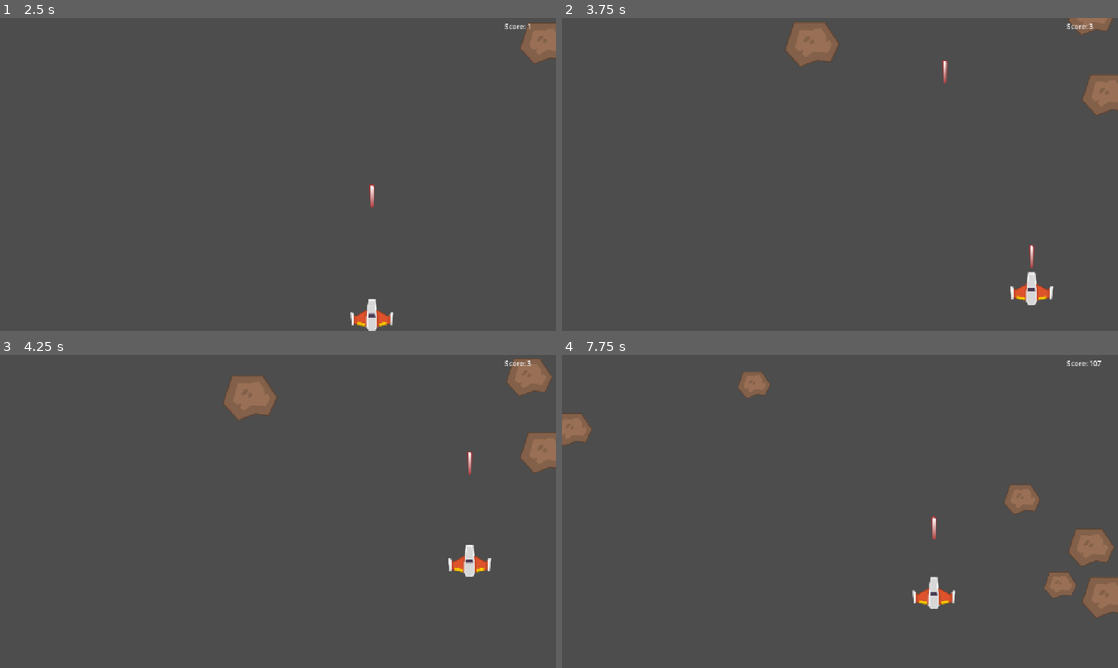
Above: before the commit, frames 1-4 (two rows, left to right).
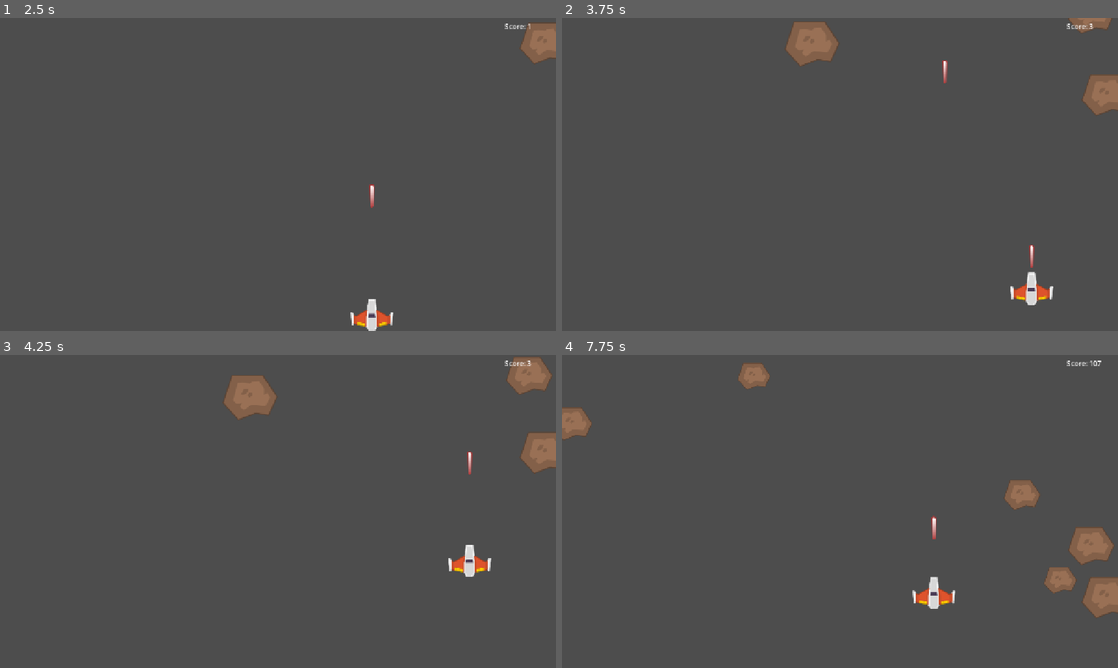
Above: after the commit, the same moments.

Repository: vaishalgandhi/asteroid-belt
Game: Godot game, scene res://scenes/Main.tscn
Same seed, same stepped clock (60 frames per second), same inputs: the game is played once before the commit and once after it.
Inputs:
- Up to frame 1 (2.5 s): click "START" at 0.5 s; tap Enter (restart) at 1.25 s; hold D (move_right) 1.28-2.03 s; tap Space (shoot) at 1.35, 2.1 s; hold S (move_down) from 2.03 s (still down)
- Up to frame 2 (3.75 s): release S (move_down) at 2.78 s; hold D (move_right) 2.78-3.53 s; tap Space (shoot) at 2.85, 3.6 s; hold W (move_up) from 3.53 s (still down)
- Up to frame 3 (4.25 s): keep holding W (move_up)
- Up to frame 4 (7.75 s): release W (move_up) at 4.28 s; hold A (move_left) 4.28-5.78 s; tap Space (shoot) every 0.75 s from 4.35 to 7.35 s; tap Enter (restart) at 4.9 s; hold S (move_down) 5.78-6.53 s; hold D (move_right) 6.53-7.28 s; hold W (move_up) from 7.28 s (still down)

Frame 1 is identical in both runs. In frame 2, less than 0.1% of the frame differs, in the area x 43-99%, y 0-16%; in frame 3, less than 0.1%; in frame 4, 1.0%, in the area x 0-100%, y 2-78%.

Commit message:
refactor: typed Asteroid/Bullet, Player.reset(), bullet_fired signal, per-tick difficulty

Diff:
--- a/scripts/asteroid.gd
+++ b/scripts/asteroid.gd
@@ -1,26 +1,36 @@
+class_name Asteroid
 extends Area2D
+## A drifting asteroid. Moves straight down and dies when a bullet hits it.
 
-@export var min_speed: float = 80.0
-@export var max_speed: float = 160.0
+## Fired exactly once, when a bullet destroys this asteroid.
+signal asteroid_destroyed
+
+## Set by Main at spawn time (bigger asteroids are slower).
 @export var speed: float = 120.0
 
-# Fired when this asteroid is destroyed by a bullet
-signal asteroid_destroyed
+var _is_destroyed: bool = false
+
+@onready var _notifier: VisibleOnScreenNotifier2D = $VisibleOnScreenNotifier2D
 
 func _ready() -> void:
 	# When this asteroid drifts off the visible screen, free it.
 	# Prevents the "unbounded objects" memory leak problem.
-	$VisibleOnScreenNotifier2D.screen_exited.connect(_on_screen_exited)
+	_notifier.screen_exited.connect(_on_screen_exited)
 
 func _physics_process(delta: float) -> void:
 	# Constant downward movement
 	position += Vector2.DOWN * speed * delta
 
+func take_hit() -> void:
+	# Guard: two bullets landing in the same physics frame must not emit the signal
+	if _is_destroyed:
+		return
+
+	# When this asteroid is destroyed by a bullet emit a signal
+	# Once it is destroyed free it up from the memory
+	_is_destroyed = true
+	asteroid_destroyed.emit()
+	queue_free()
+
 func _on_screen_exited() -> void:
 	queue_free()
-
-func take_hit() -> void:
-	# When this asteroid is destroyed by a bullet emit a signal
-	# Once it is destroyed free it up from the memory
-	asteroid_destroyed.emit()
-	queue_free()
--- a/scripts/bullet.gd
+++ b/scripts/bullet.gd
@@ -1,15 +1,13 @@
+class_name Bullet
 extends Area2D
+## A projectile Bullet. Flies straight up and destroys the first asteroid it touches.
 
-# Exposed in the Inspector so you can tune bullet speed without touching code.
 @export var speed: float = 600.0
 
-# Emitted when this bullet hits something on the asteroids layer.
-# Main will listen for this (indirectly, via Asteroid) to know a hit happened.
-signal asteroid_hit(asteroid: Node2D)
+@onready var _notifier: VisibleOnScreenNotifier2D = $VisibleOnScreenNotifier2D
 
 func _ready() -> void:
-	# Connect the VisibleOnScreenNotifier2D's signal to our own cleanup function.
-	$VisibleOnScreenNotifier2D.screen_exited.connect(_on_screen_exited)
+	_notifier.screen_exited.connect(_on_screen_exited)
 
 	# Listen for overlaps with other Area2Ds to detect asteroids
 	area_entered.connect(_on_area_entered)
@@ -26,6 +24,9 @@
 func _on_area_entered(area: Area2D) -> void:
 	# We only care if we hit something tagged as an asteroid.
 	# Bullet is consumed on impact that is why we should free the queue as well
-	if area.is_in_group("asteroids"):
-		area.take_hit()
-		queue_free()
+	# `as` returns null if the area isn't an Asteroid, so we ignore everything else.
+	var asteroid := area as Asteroid
+	if asteroid == null:
+		return
+	asteroid.take_hit()
+	queue_free()
--- a/scripts/main.gd
+++ b/scripts/main.gd
@@ -4,7 +4,7 @@
 @export var spawn_interval_floor: float = 0.3
 @export var asteroid_min_speed: float = 50.0
 @export var asteroid_max_speed: float = 180.0
-@export var difficulty_ramp_rate: float = 50
+@export var difficulty_ramp_rate: float = 50.0
 
 @export var asteroid_min_scale: float = 0.7
 @export var asteroid_max_scale: float = 1.4
@@ -29,9 +29,9 @@
 	# Game doesn't start playing until the Start Screen's button is pressed
 	player.set_physics_process(false)
 
-	# Connect the timer's timeout signal to our spawn function.
 	asteroid_spawn_timer.timeout.connect(_on_asteroid_spawn_timer_timeout)
 	player.player_died.connect(_on_player_died)
+	player.bullet_fired.connect(_on_player_bullet_fired)
 
 	ui_manager.game_start_requested.connect(_on_game_start_requested)
 	ui_manager.restart_requested.connect(_on_restart_requested)
@@ -48,22 +48,12 @@
 	# Start tracking survival time / score the moment a run begins.
 	GameState.start_run()
 
-func _process(_delta: float) -> void:
-	if GameState.is_active:
-		_update_difficulty()
-
-func _update_difficulty() -> void:
-	# As survival_time climbs, reduce wait_time proportionally, but never
-	# below spawn_interval_floor.
-	var reduction := GameState.survival_time / difficulty_ramp_rate
-	var new_interval: float = max(initial_spawn_interval - reduction, spawn_interval_floor)
-	asteroid_spawn_timer.wait_time = new_interval
-
 func _on_asteroid_spawn_timer_timeout() -> void:
 	_spawn_asteroid()
+	_update_asteroid_spawn_interval()
 
 func _spawn_asteroid() -> void:
-	var asteroid := asteroid_scene.instantiate()
+	var asteroid := asteroid_scene.instantiate() as Asteroid
 
 	# Random X position along the top edge of the screen, so asteroids
 	# spawn just above the visible area and drift down into view.
@@ -71,7 +61,7 @@
 	var spawn_x := randf_range(0.0, screen_size.x)
 	var spawn_y := -30.0
 
-	asteroid.global_position = Vector2(spawn_x, spawn_y)
+	asteroid.position = Vector2(spawn_x, spawn_y)
 
 	# Roll ONE random factor and derive both scale and speed from it,
 	# 0.0 = big & slow, 1.0 = small & fast
@@ -79,8 +69,8 @@
 
 	# Randomize this asteroid's speed and scale within min max range.
 	# lerp(from, to, weight) returns a value that's weight-percent of the way between from and to.
-	var asteroid_scale: float = lerp(asteroid_max_scale, asteroid_min_scale, size_factor)
-	var speed: float = lerp(asteroid_min_speed, asteroid_max_speed, size_factor)
+	var asteroid_scale: float = lerpf(asteroid_max_scale, asteroid_min_scale, size_factor)
+	var speed: float = lerpf(asteroid_min_speed, asteroid_max_speed, size_factor)
 
 	asteroid.scale = Vector2(asteroid_scale, asteroid_scale)
 	asteroid.speed = speed
@@ -89,6 +79,14 @@
 	asteroid.asteroid_destroyed.connect(_on_asteroid_destroyed)
 
 	asteroids_container.add_child(asteroid)
+
+## As survival_time climbs, shrink asteroid spawnwait_time, but never below the floor.
+func _update_asteroid_spawn_interval() -> void:
+	var reduction: float = GameState.survival_time / difficulty_ramp_rate
+	asteroid_spawn_timer.wait_time = maxf(initial_spawn_interval - reduction, spawn_interval_floor)
+
+func _on_player_bullet_fired(bullet: Bullet) -> void:
+	bullets_container.add_child(bullet)
 
 func _on_asteroid_destroyed() -> void:
 	GameState.add_asteroid_destroyed()
@@ -107,10 +105,7 @@
 		bullet.queue_free()
 
 	# Reset the player
-	player.global_position = _player_start_position
-	player.is_dead = false
-	player.show()
-	player.set_physics_process(true)
+	player.reset(_player_start_position)
 
 	# Reset global stats
 	GameState.reset()
--- a/scripts/player.gd
+++ b/scripts/player.gd
@@ -1,5 +1,11 @@
 class_name Player
 extends CharacterBody2D
+
+## Emmited when player dies. Main listens to this and trigger the Game Over flow.
+signal player_died
+
+## Emitted when the ship fires. Whoever owns the world decides where the bullet lives.
+signal bullet_fired(bullet: Bullet)
 
 @export var speed: float = 300.0
 @export var shoot_cooldown: float = 0.3
@@ -10,9 +16,6 @@
 @onready var gun_cooldown: Timer = $GunCooldown
 @onready var muzzle: Marker2D = $Muzzle
 @onready var hitbox_area: Area2D = $HitboxArea
-
-# Main listens for this to know when to trigger the Game Over flow.
-signal player_died
 
 # Simple guard so a player who's already dying can't somehow trigger
 # this twice (e.g. overlapping two asteroids in the same frame).
@@ -53,10 +56,10 @@
 	#   than half the ship's width, or the left half would clip off-screen)
 	# - Maximum: screen_size.x - half_shape_size.x (same logic, mirrored for
 	#   the right edge)
-	global_position.x = clamp(global_position.x, half_shape_size.x, screen_size.x - half_shape_size.x)
+	global_position.x = clampf(global_position.x, half_shape_size.x, screen_size.x - half_shape_size.x)
 
 	# Same idea, but for vertical position (top/bottom edges of the screen).
-	global_position.y = clamp(global_position.y, half_shape_size.y, screen_size.y - half_shape_size.y)
+	global_position.y = clampf(global_position.y, half_shape_size.y, screen_size.y - half_shape_size.y)
 
 func _handle_shooting() -> void:
 	# Fire a shot only if gun cooldown is stopped
@@ -66,17 +69,25 @@
 		gun_cooldown.start()
 
 func _fire_bullet() -> void:
-	var bullet := bullet_scene.instantiate()
+	var bullet := bullet_scene.instantiate() as Bullet
 	bullet.global_position = muzzle.global_position
-	get_tree().current_scene.get_node("Bullets").add_child(bullet)
+	bullet_fired.emit(bullet)
 
 func _on_hitbox_area_entered(area: Area2D) -> void:
 	if is_dead:
 		return
 
-	if area.is_in_group("asteroids"):
+	if area is Asteroid:
 		is_dead = true
 		hide()
 		set_physics_process(false)
 
 		player_died.emit()
+
+## Puts the ship back into a fresh, playable state. Called by Main on restart button pressed.
+func reset(start_position: Vector2) -> void:
+	global_position = start_position
+	velocity = Vector2.ZERO
+	is_dead = false
+	show()
+	set_physics_process(true)
